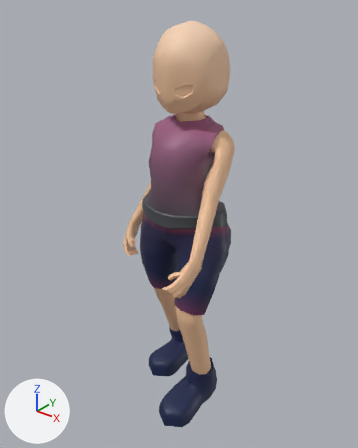
What one commit did to the FBX model Assets/Models/Character.fbx.
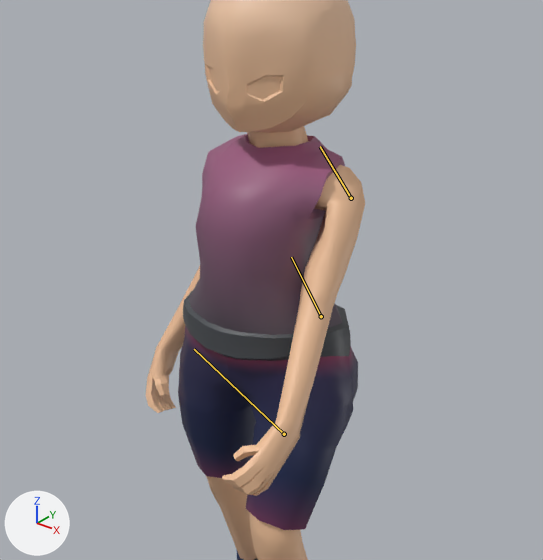
There are two pictures of each version: one whole from a 50 mm camera at (0.291, -0.376, 0.437) aimed at (0.004, -0.018, 0.215), one close up on the part from 14% to 91% of the width and 10% to 74% of the height. The lights are fixed; the arrows at lower left show +X, +Y and +Z. Both versions are drawn at frame 48 of the action 'Take 001'; the numbers are the values there. The bones that change are drawn over the model as lines in the close-ups.

Objects in the first close-up: 'CharacterMesh'.
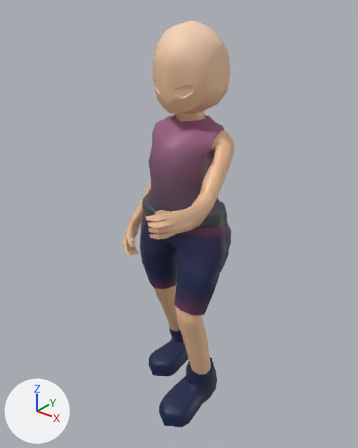
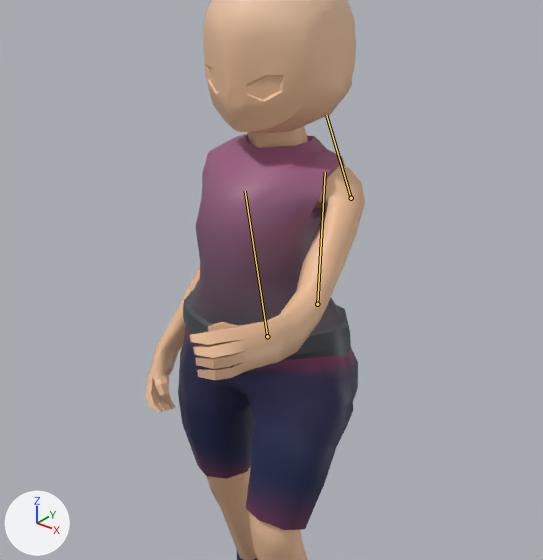
What differs and where, as boxes (x1, y1, x2, y2) in the close-ups (543 x 560 px):
'CharacterMesh', posed
    both: (146, 0, 365, 560)
bone 'QuickRigCharacter_LeftArm', root to tip
    before: (351, 198) to (320, 146)
    after: (351, 198) to (326, 115)
bone 'QuickRigCharacter_LeftForeArm', root to tip
    before: (321, 316) to (291, 257)
    after: (317, 304) to (325, 172)
bone 'QuickRigCharacter_LeftHand', root to tip
    before: (284, 434) to (194, 349)
    after: (267, 336) to (245, 191)

The change, as a diff of the scene's bpy script:
```diff
--- a/Assets/Models/Character.fbx.py
+++ b/Assets/Models/Character.fbx.py
@@ bone_quickrigcharacter_leftarm @@
 bone_quickrigcharacter_leftarm = bpy.data.objects['Armature'].pose.bones['QuickRigCharacter_LeftArm']  # child of 'QuickRigCharacter_LeftShoulder'
-bone_quickrigcharacter_leftarm.rotation_quaternion = (0.779, -0.282, -0.535, 0.164)  # degrees (-66, -48, 56)
+bone_quickrigcharacter_leftarm.rotation_quaternion = (0.764, -0.343, -0.478, 0.265)  # degrees (-68, -33, 61)
@@ bone_quickrigcharacter_leftforearm @@
 bone_quickrigcharacter_leftforearm = bpy.data.objects['Armature'].pose.bones['QuickRigCharacter_LeftForeArm']  # child of 'QuickRigCharacter_LeftArm'
-bone_quickrigcharacter_leftforearm.rotation_quaternion = (1.0, 0.0, 0.0, -0.01)  # degrees (0, 0, -1)
+bone_quickrigcharacter_leftforearm.rotation_quaternion = (0.952, 0.0, 0.0, 0.305)  # degrees (0, 0, 36)
@@ bone_quickrigcharacter_lefthand @@
 bone_quickrigcharacter_lefthand = bpy.data.objects['Armature'].pose.bones['QuickRigCharacter_LeftHand']  # child of 'QuickRigCharacter_LeftForeArm'
-bone_quickrigcharacter_lefthand.rotation_quaternion = (0.937, 0.321, -0.071, 0.12)  # degrees (37, -12, 11)
+bone_quickrigcharacter_lefthand.rotation_quaternion = (0.977, 0.165, -0.089, 0.107)  # degrees (18, -12, 11)
```
